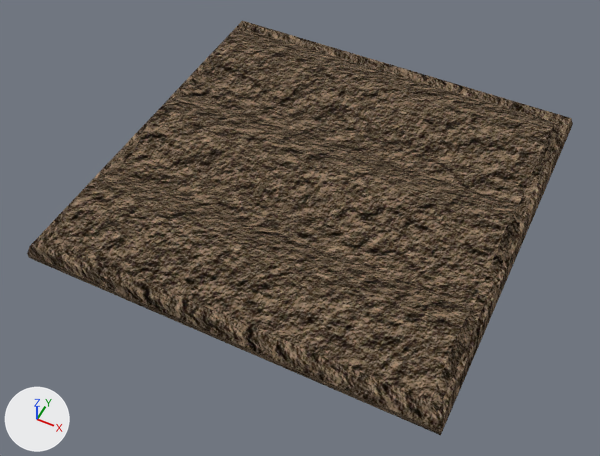
A saved change to the Blender file Code/ldjam52/Assets/Resources/Models/Player/Field_baketest.blend.
Before and after are seen from a 50 mm camera at (1.0, -2.18, 2.44) aimed at (0.0, -0.17, -0.07). Every picture has the same lights, and +X, +Y and +Z are marked at lower left.

Objects in the first picture: 'Fliese'.
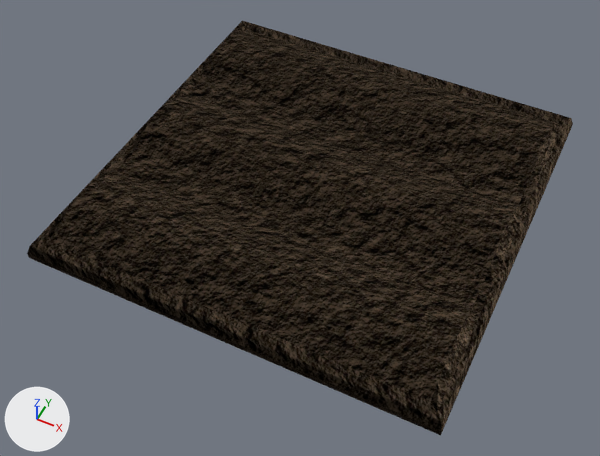
What changed in the scene script:
```text
Change mat_dreck:
    add n3 = _N.new('ShaderNodeTexImage'); n3.name = 'Image Texture.001'
    add n3.image = img_field_texture_baked_png
    add n3.extension = 'EXTEND'
    where n1 = _N.new('ShaderNodeBsdfPrincipled'); n1.name = 'Principled BSDF'
    add _L.new(n3.outputs[0], n1.inputs[5])  # 'Color' to 'Normal'
```

Changed parts and their boxes (x1, y1, x2, y2) in the pictures (600 x 456 px):
'Fliese', surface changed
    both: (27, 21, 573, 435)
